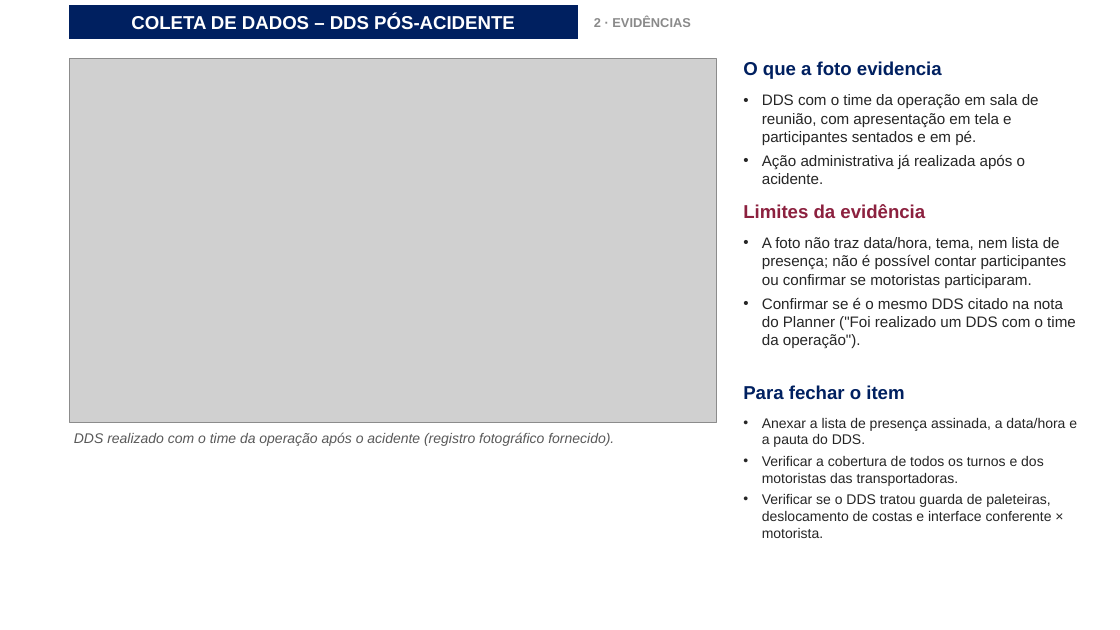
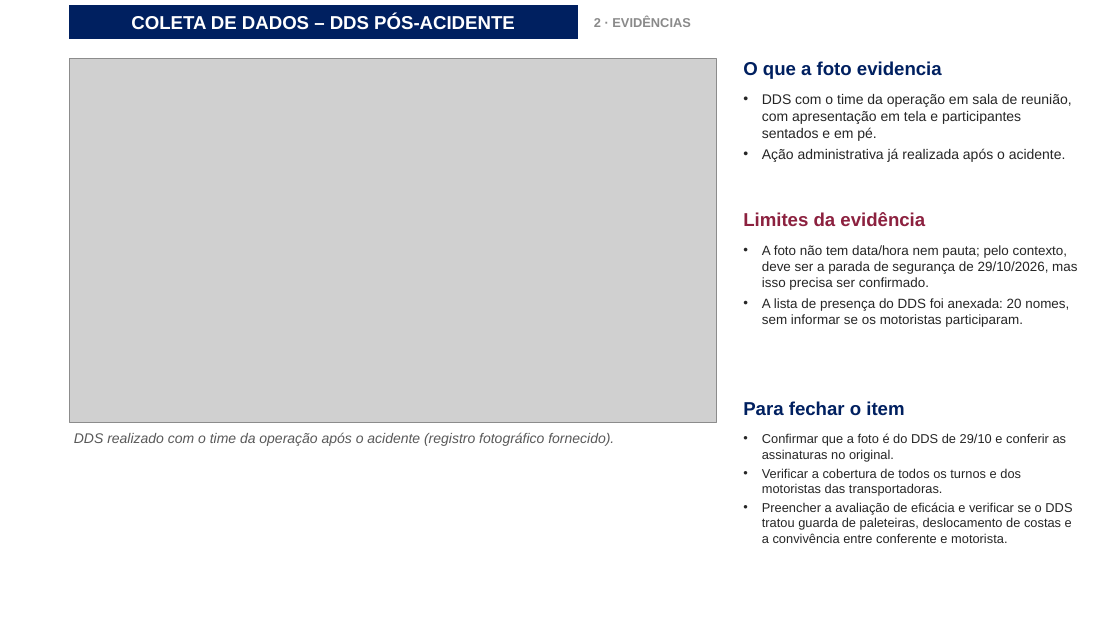
Before and after one commit to luantavarez9/hospital-seguro, a slide deck: slide 12 of entrega_acidente_GRU1/Apresentacao_Ocorrencia_Acidente_GRU_I.pptx. Drawn at 1120x630 pixels with LibreOffice and Linux fonts; fonts in the diff are those of the drawing; grey boxes stand for pictures; background and template pictures are left out. Boxes give left, top, right and bottom in pixels: in the first picture for what was removed or moved away, otherwise in the second. Text is boxed around its words. In the diff, an @@ line names an element or a change of style, - is before the commit and + after.

```diff
--- a/entrega_acidente_GRU1/Apresentacao_Ocorrencia_Acidente_GRU_I.pptx
+++ b/entrega_acidente_GRU1/Apresentacao_Ocorrencia_Acidente_GRU_I.pptx
@@ text "DDS com o time da ..." at [762, 94, 1072, 162]: size 13 to 12 pt; less space between paragraphs @@
@@ text "Limites da evidência": place and size @@
-text "Limites da evidência" at [743, 204, 925, 218]
+text "Limites da evidência" at [743, 212, 925, 226]
@@ text at [762, 245, 1077, 327]: text changed; size 13 to 11.5 pt @@
-• A foto não traz data/hora, tema, nem lista de presença; não é possível contar participantes ou confirmar se motoristas participaram.
-• Confirmar se é o mesmo DDS citado na nota do Planner ("Foi realizado um DDS com o time da operação").
+• A foto não tem data/hora nem pauta; pelo contexto, deve ser a parada de segurança de 29/10/2026, mas isso precisa ser confirmado.
+• A lista de presença do DDS foi anexada: 20 nomes, sem informar se os motoristas participaram.
@@ text "Para fechar o item": place and size @@
-text "Para fechar o item" at [743, 385, 904, 400]
+text "Para fechar o item" at [743, 401, 904, 416]
@@ text "Confirmar que a foto é ...": place and size @@
-text "Confirmar que a foto é ..." at [762, 418, 1077, 538]
+text "Confirmar que a foto é ..." at [762, 433, 1072, 543]
@@ text at [762, 433, 1067, 462]: text changed; size 12 to 11 pt @@
-• Anexar a lista de presença assinada, a data/hora e a pauta do DDS.
+• Confirmar que a foto é do DDS de 29/10 e conferir as assinaturas no original.
@@ text at [762, 468, 1021, 496]: size 12 to 11 pt in "Verificar a cobertura de todos os turnos ..."; less space between paragraphs @@
@@ text at [762, 502, 1072, 543]: text changed; size 12 to 11 pt @@
-• Verificar se o DDS tratou guarda de paleteiras, deslocamento de costas e interface conferente × motorista.
+• Preencher a avaliação de eficácia e verificar se o DDS tratou guarda de paleteiras, deslocamento de costas e a convivência entre conferente e motorista.
```
Also in this commit, not shown: 11 other slides changed, 1 slide added, 15 other files.
